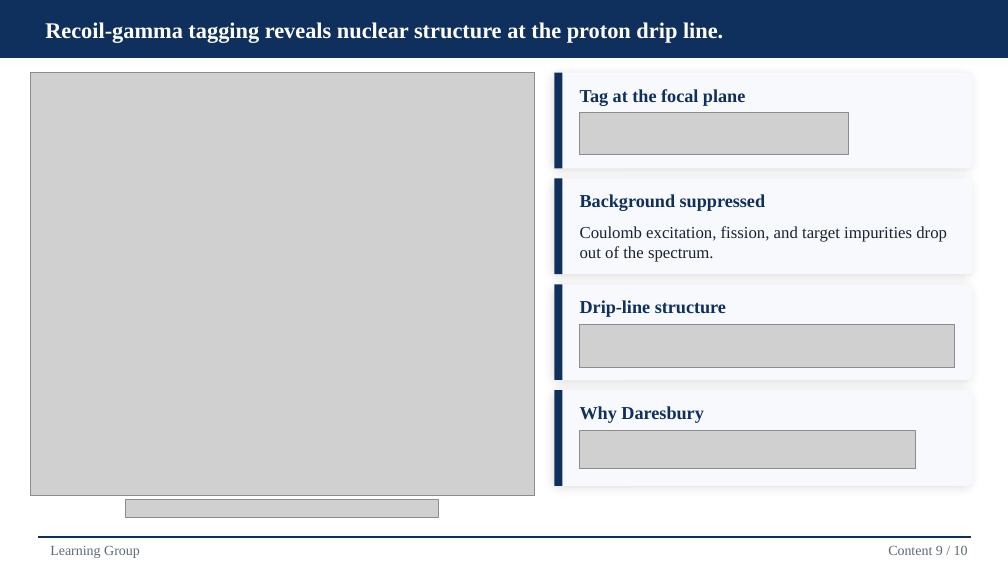
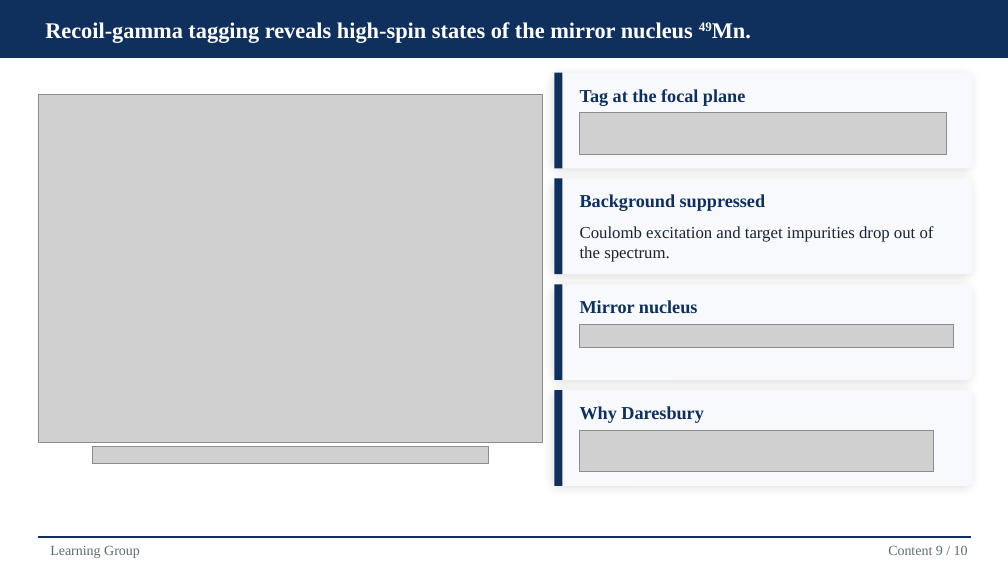
Before and after one commit to Edfghdrtxxx/OrbitOS, a slide deck: slide 16 of 70_Presentations/717_Learning Group-20260916/Velocity Filters.pptx (slide 15 before the commit). Drawn at 1008x567 pixels with LibreOffice and Linux fonts; fonts in the diff are those of the drawing; grey boxes stand for pictures. Boxes give left, top, right and bottom in pixels: in the first picture for what was removed or moved away, otherwise in the second. Text is boxed around its words. In the diff, an @@ line names an element or a change of style, - is before the commit and + after.

```diff
--- a/70_Presentations/717_Learning Group-20260916/Velocity Filters.pptx
+++ b/70_Presentations/717_Learning Group-20260916/Velocity Filters.pptx
@@ text at bbox=[45, 22, 693, 43]: text changed @@
-Recoil-gamma tagging reveals nuclear structure at the proton drip line.
+Recoil-gamma tagging reveals high-spin states of the mirror nucleus 49Mn.
@@ picture: place and size @@
-picture at bbox=[30, 73, 534, 496]
+picture at bbox=[38, 95, 542, 443]
@@ picture: place and size @@
-picture at bbox=[580, 113, 849, 154]
+picture at bbox=[580, 113, 947, 154]
@@ text at bbox=[580, 226, 934, 262]: text changed @@
-Coulomb excitation, fission, and target impurities drop out of the spectrum.
+Coulomb excitation and target impurities drop out of the spectrum.
@@ text at bbox=[580, 300, 698, 314]: text changed @@
-Drip-line structure
+Mirror nucleus
@@ picture: place and size @@
-picture at bbox=[580, 325, 955, 367]
+picture at bbox=[580, 325, 954, 347]
@@ picture added at bbox=[93, 447, 489, 465] @@
@@ picture: place and size @@
-picture at bbox=[580, 430, 915, 469]
+picture at bbox=[580, 430, 933, 472]
@@ picture removed at bbox=[126, 500, 438, 517] @@
```
Also in this commit, not shown: 10 other slides changed, 1 slide added, 41 other files.
